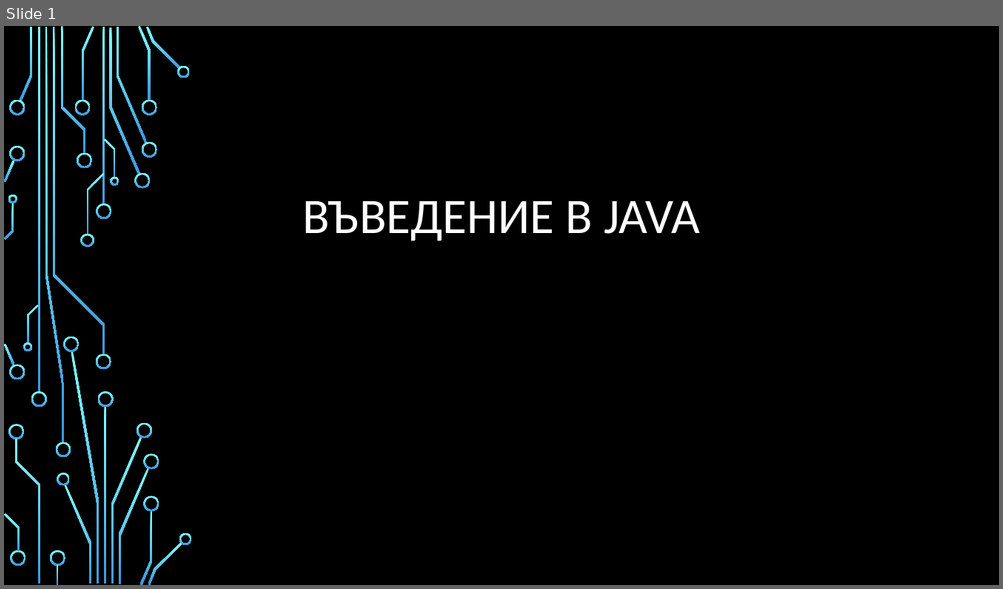
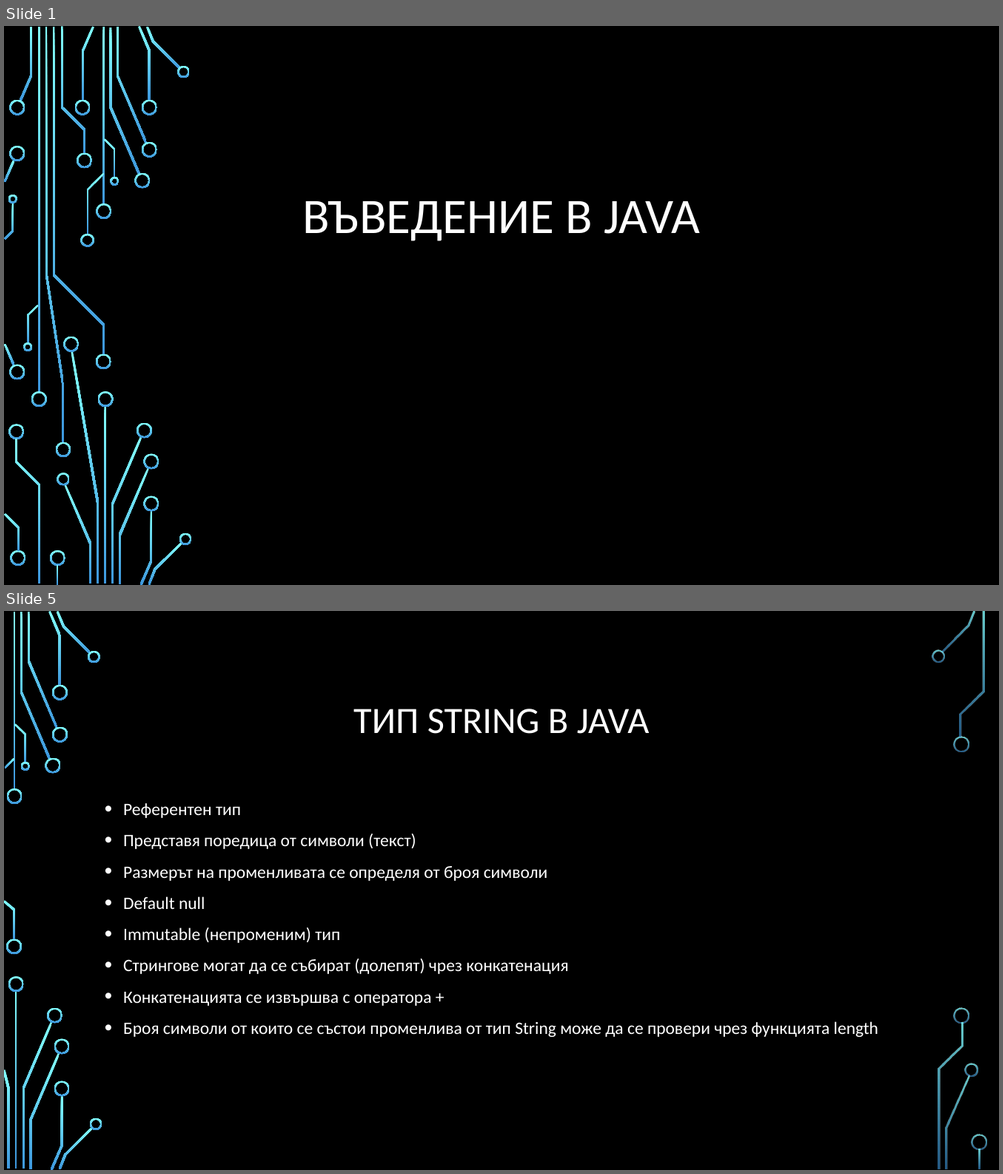
Before and after one commit to Bilyukov/java-course, a slide deck: 02.java-basics.pptx. Shown one above the other, each under a label of ours: slide 1 before the commit, slides 1 and 5 after it; the slides between them are not shown. The pictures are 1003x589 and 1003x1174 pixels, drawn with LibreOffice and Linux fonts; fonts in the diff are those of the drawing; background and template pictures are left out. Boxes give left, top, right and bottom in pixels: in the first picture for what was removed or moved away, otherwise in the second. Text is boxed around its words. In the diff, an @@ line names an element or a change of style, - is before the commit and + after.

Commit message:
Added Java Basics Demo

```diff
--- a/02.java-basics.pptx
+++ b/02.java-basics.pptx
@@ slide 5 added at (4, 611, 999, 1170), background picture (left out) @@
@@ title added at (353, 709, 649, 734), 36 pt, text #FFFFFF @@
+ТИП STRING В JAVA
@@ text added at (123, 803, 878, 1037), 16.8 pt, text #FFFFFF @@
+• Референтен тип
+• Представя поредица от символи (текст)
+• Размерът на променливата се определя от броя символи
+• Default null
+• Immutable (непроменим) тип
+• Стрингове могат да се събират (долепят) чрез конкатенация
+• Конкатенацията се извършва с оператора +
+• Броя символи от които се състои променлива от тип String може да се провери чрез функцията length
@@ group added at (4, 611, 987, 1170): 33 freeform shapes, 3 rectangles @@
```
Also in this commit, not shown: 2 slides changed, 21 other slides added, 21 other files.
